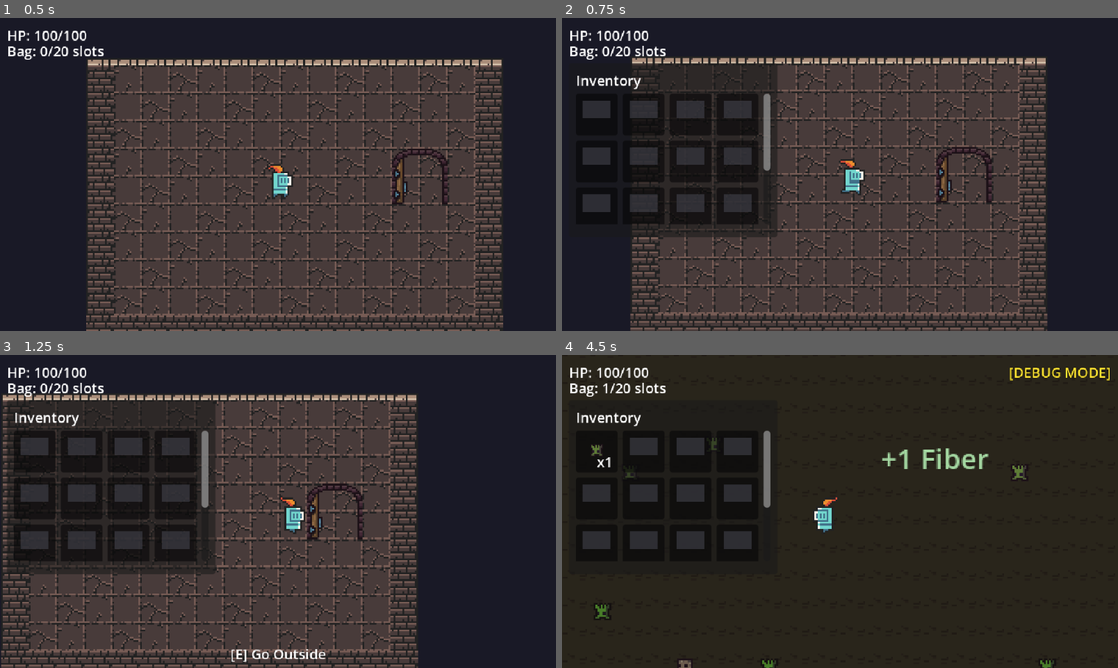
Above: before the commit, frames 1-4 (two rows, left to right).
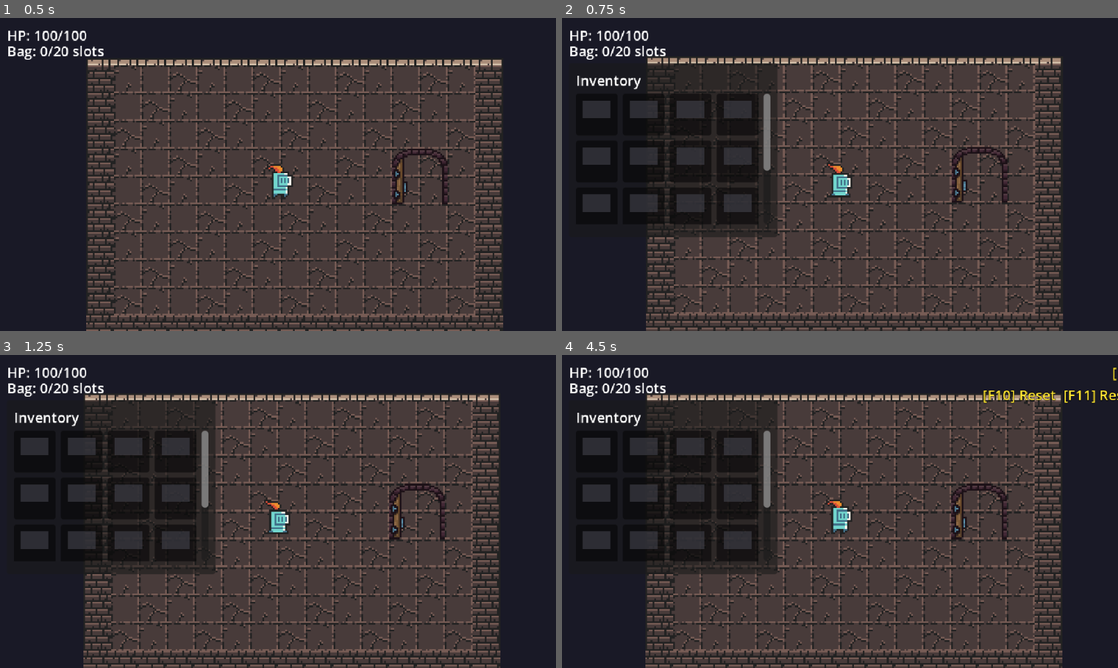
Above: after the commit, the same moments.

Repository: apaqa/depthcraft
Game: Godot game, scene res://scenes/main.tscn
The game is run twice, just before and just after one commit, with the same random seed, the same clock (stepped at 60 frames per second) and the same inputs.
Inputs (mouse positions are in pixels of both pictures, inside the frame that each line leads up to):
- Up to frame 1 (0.5 s): no input
- Up to frame 2 (0.75 s): tap Enter (toggle_inventory) at 0.5 s; move the mouse to (962, 158) at 0.52 s; hold D (move_right) from 0.53 s (still down); hold E (interact) from 0.53 s (still down); click (962, 158) at 0.67 s
- Up to frame 3 (1.25 s): keep holding D (move_right); keep holding E (interact)
- Up to frame 4 (4.5 s): move the mouse to (728, 527) at 1.27 s; release D (move_right) at 1.28 s; release E (interact) at 1.28 s; hold S (move_down) 1.28-2.03 s; click (728, 527) at 1.35 s; tap E (interact) at 1.55, 2.3, 3.05, 4.35 s; move the mouse to (895, 442) at 2.02 s; hold D (move_right) 2.03-2.78 s; hold Mouse wheel up (build_next) 2.03-2.78 s; move the mouse to (812, 574) at 2.77 s; hold W (move_up) 2.78-3.53 s; tap Mouse wheel down (build_prev) at 2.85 s; click (812, 574) at 2.92 s; move the mouse to (1006, 558) at 3.52 s; hold E (interact) 3.53-4.28 s; hold A (move_left) from 3.53 s (still down); tap Shift (dodge) at 3.6 s; tap F9 (debug_toggle) at 4.15 s; move the mouse to (673, 464) at 4.27 s

Frame 1 is identical in both runs. In frame 2, 16% of the frame differs, in the area x 12-91%, y 12-100%; in frame 3, 24%; in frame 4, 44%, in the area x 3-100%, y 4-100%.

Commit message:
fix: movement lock after UI close, dev reset keys, door tile visual

Diff:
--- a/scripts/building/building_data.gd
+++ b/scripts/building/building_data.gd
@@ -7,7 +7,7 @@
 const BUILDINGS := {
 	"wood_wall": {
 		"id": "wood_wall",
-		"name": "Wood Wall / 木墙",
+		"name": "Wood Wall",
 		"kind": "tile",
 		"cost": {"wood": 2},
 		"has_collision": true,
@@ -16,7 +16,7 @@
 	},
 	"wood_floor": {
 		"id": "wood_floor",
-		"name": "Wood Floor / 木地板",
+		"name": "Wood Floor",
 		"kind": "tile",
 		"cost": {"wood": 1},
 		"has_collision": false,
@@ -25,7 +25,7 @@
 	},
 	"stone_wall": {
 		"id": "stone_wall",
-		"name": "Stone Wall / 石墙",
+		"name": "Stone Wall",
 		"kind": "tile",
 		"cost": {"stone": 3},
 		"has_collision": true,
@@ -34,7 +34,7 @@
 	},
 	"stone_floor": {
 		"id": "stone_floor",
-		"name": "Stone Floor / 石地板",
+		"name": "Stone Floor",
 		"kind": "tile",
 		"cost": {"stone": 2},
 		"has_collision": false,
@@ -43,7 +43,7 @@
 	},
 	"wood_door": {
 		"id": "wood_door",
-		"name": "Wood Door / 木门",
+		"name": "Wood Door",
 		"kind": "tile",
 		"cost": {"wood": 3},
 		"has_collision": false,
@@ -52,7 +52,7 @@
 	},
 	"workbench": {
 		"id": "workbench",
-		"name": "Workbench / 工作台",
+		"name": "Workbench",
 		"kind": "facility",
 		"cost": {"wood": 5},
 		"scene_path": WORKBENCH_SCENE_PATH,
@@ -60,7 +60,7 @@
 	},
 	"storage_chest": {
 		"id": "storage_chest",
-		"name": "Storage Chest / 储物箱",
+		"name": "Storage Chest",
 		"kind": "facility",
 		"cost": {"wood": 3},
 		"scene_path": STORAGE_CHEST_SCENE_PATH,
@@ -68,7 +68,7 @@
 	},
 	"repair_bench": {
 		"id": "repair_bench",
-		"name": "Repair Bench / 修理台",
+		"name": "Repair Bench",
 		"kind": "facility",
 		"cost": {"stone": 5, "iron_ore": 3},
 		"scene_path": REPAIR_BENCH_SCENE_PATH,
--- a/scripts/main.gd
+++ b/scripts/main.gd
@@ -3,6 +3,7 @@
 @onready var hud: Control = $HUDCanvas/HUD
 @onready var level_root: Node2D = $LevelRoot
 
+const BUILDING_SAVE := preload("res://scripts/building/building_save.gd")
 const PLAYER_SCENE := preload("res://scenes/player/player.tscn")
 const DUNGEON_SCENE := preload("res://scenes/dungeon/dungeon_level.tscn")
 const OVERWORLD_SCENE := preload("res://scenes/overworld/test_overworld.tscn")
@@ -21,6 +22,18 @@
 		hud.bind_player(player)
 
 	change_level(current_level_id)
+
+
+func _input(event: InputEvent) -> void:
+	if event.is_action_pressed("dev_reset"):
+		get_tree().paused = false
+		get_tree().reload_current_scene()
+		get_viewport().set_input_as_handled()
+	elif event.is_action_pressed("dev_reset_save"):
+		get_tree().paused = false
+		BUILDING_SAVE.clear_save()
+		get_tree().reload_current_scene()
+		get_viewport().set_input_as_handled()
 
 
 func change_level(level_id: String) -> void:
--- a/scripts/player/player.gd
+++ b/scripts/player/player.gd
@@ -24,6 +24,7 @@
 var build_mode: bool = false
 var nearby_interactables: Array = []
 var ui_blocked: bool = false
+var in_menu: bool = false
 
 
 func _ready() -> void:
@@ -79,7 +80,7 @@
 
 
 func _physics_process(_delta: float) -> void:
-	if ui_blocked:
+	if in_menu:
 		velocity = Vector2.ZERO
 		update_sprite_state(Vector2.ZERO)
 		move_and_slide()
@@ -95,6 +96,9 @@
 	if event.is_action_pressed("debug_toggle"):
 		building_system.toggle_debug_mode()
 		get_viewport().set_input_as_handled()
+		return
+
+	if event.is_action_pressed("dev_reset") or event.is_action_pressed("dev_reset_save"):
 		return
 
 	if event.is_action_pressed("toggle_build"):
@@ -221,6 +225,8 @@
 
 func set_ui_blocked(blocked: bool) -> void:
 	ui_blocked = blocked
+	in_menu = blocked
+	set_physics_process(true)
 	_update_prompt()
 
 
@@ -252,6 +258,8 @@
 func _configure_input_actions() -> void:
 	_set_key_action("sprint", KEY_SPACE)
 	_set_key_action("debug_toggle", KEY_F9)
+	_set_key_action("dev_reset", KEY_F10)
+	_set_key_action("dev_reset_save", KEY_F11)
 	_set_key_action("dodge", KEY_SHIFT)
 
 
--- a/scripts/ui/crafting_menu.gd
+++ b/scripts/ui/crafting_menu.gd
@@ -1,6 +1,8 @@
 extends Control
 
 const CRAFTING_SYSTEM := preload("res://scripts/crafting/crafting_system.gd")
+
+signal close_requested
 
 @onready var recipe_list: ItemList = $PanelContainer/MarginContainer/HBoxContainer/RecipeList
 @onready var detail_label: Label = $PanelContainer/MarginContainer/HBoxContainer/DetailPanel/VBoxContainer/DetailLabel
@@ -29,7 +31,11 @@
 
 
 func close_menu() -> void:
+	if not visible:
+		return
 	visible = false
+	release_focus()
+	close_requested.emit()
 
 
 func _unhandled_input(event: InputEvent) -> void:
--- a/scripts/ui/hud.gd
+++ b/scripts/ui/hud.gd
@@ -19,6 +19,12 @@
 	update_hp(100, 100)
 	update_bag_label(0, 20)
 	inventory_panel.visible = false
+	if crafting_menu.has_signal("close_requested") and not crafting_menu.close_requested.is_connected(_on_menu_closed):
+		crafting_menu.close_requested.connect(_on_menu_closed)
+	if storage_ui.has_signal("close_requested") and not storage_ui.close_requested.is_connected(_on_menu_closed):
+		storage_ui.close_requested.connect(_on_menu_closed)
+	if repair_ui.has_signal("close_requested") and not repair_ui.close_requested.is_connected(_on_menu_closed):
+		repair_ui.close_requested.connect(_on_menu_closed)
 
 
 func update_hp(current: int, max_hp: int) -> void:
@@ -69,6 +75,7 @@
 		get_viewport().set_input_as_handled()
 	elif event.is_action_pressed("ui_cancel") and inventory_panel.visible:
 		inventory_panel.visible = false
+		_on_menu_closed()
 		get_viewport().set_input_as_handled()
 
 
@@ -76,8 +83,12 @@
 	if _is_modal_open():
 		return
 	inventory_panel.visible = not inventory_panel.visible
+	if player != null:
+		player.set_ui_blocked(inventory_panel.visible)
 	if inventory_panel.visible:
 		rebuild_inventory_grid()
+	else:
+		_on_menu_closed()
 
 
 func show_interaction_prompt(prompt_text: String) -> void:
@@ -114,6 +125,7 @@
 		return
 
 	debug_label.visible = player.building_system.is_debug_mode_enabled()
+	debug_label.text = "[DEBUG MODE]\n[F10] Reset  [F11] Reset+Clear Save" if debug_label.visible else "[DEBUG MODE]"
 
 
 func _on_crafting_requested(_facility) -> void:
@@ -139,6 +151,12 @@
 	crafting_menu.close_menu()
 	storage_ui.close_menu()
 	repair_ui.close_menu()
+	_on_menu_closed()
+
+
+func _on_menu_closed() -> void:
+	get_tree().paused = false
+	release_focus()
 	if player != null:
 		player.set_ui_blocked(false)
 
--- a/scripts/ui/repair_ui.gd
+++ b/scripts/ui/repair_ui.gd
@@ -1,4 +1,6 @@
 extends Control
+
+signal close_requested
 
 @onready var detail_label: Label = $PanelContainer/MarginContainer/VBoxContainer/DetailLabel
 
@@ -17,7 +19,11 @@
 
 
 func close_menu() -> void:
+	if not visible:
+		return
 	visible = false
+	release_focus()
+	close_requested.emit()
 
 
 func _unhandled_input(event: InputEvent) -> void:
--- a/scripts/ui/storage_ui.gd
+++ b/scripts/ui/storage_ui.gd
@@ -1,4 +1,6 @@
 extends Control
+
+signal close_requested
 
 @onready var player_grid: GridContainer = $PanelContainer/MarginContainer/VBoxContainer/HBoxContainer/PlayerPanel/VBoxContainer/PlayerGrid
 @onready var chest_grid: GridContainer = $PanelContainer/MarginContainer/VBoxContainer/HBoxContainer/ChestPanel/VBoxContainer/ChestGrid
@@ -22,8 +24,12 @@
 
 
 func close_menu() -> void:
+	if not visible:
+		return
 	_unbind_inventory_signals()
 	visible = false
+	release_focus()
+	close_requested.emit()
 
 
 func _unhandled_input(event: InputEvent) -> void:
--- a/tests/test_level_flow.gd
+++ b/tests/test_level_flow.gd
@@ -10,6 +10,7 @@
 	await test_level_transition_keeps_player_and_inventory()
 	await test_dungeon_border_has_no_empty_cells()
 	await test_overworld_visual_layers()
+	await test_menu_close_restores_player_movement_flag()
 	_report_results()
 
 
@@ -72,6 +73,23 @@
 	await process_frame
 
 
+func test_menu_close_restores_player_movement_flag() -> void:
+	var main = MAIN_SCENE.instantiate()
+	root.add_child(main)
+	await process_frame
+
+	var hud = main.hud
+	var player = main.player
+	hud._on_crafting_requested(null)
+	_assert(player.in_menu, "Opening a menu should mark the player as being in a menu.")
+	hud.crafting_menu.close_menu()
+	await process_frame
+	_assert(not player.in_menu, "Closing a menu should immediately restore movement.")
+
+	main.queue_free()
+	await process_frame
+
+
 func _assert(condition: bool, message: String) -> void:
 	if not condition:
 		_failures.append(message)
Not shown, removed: scripts/building/building_data.gd.uid
Not shown, added: scripts/building/facilities/repair_bench.gd.uid
Not shown, added: scripts/building/facilities/storage_chest.gd.uid
Not shown, added: scripts/building/facilities/workbench.gd.uid
Not shown, added: scripts/crafting/crafting_system.gd.uid
Not shown, added: scripts/ui/crafting_menu.gd.uid
Not shown, added: scripts/ui/repair_ui.gd.uid
Not shown, added: scripts/ui/storage_ui.gd.uid
Not shown, added: tests/test_crafting.gd.uid
